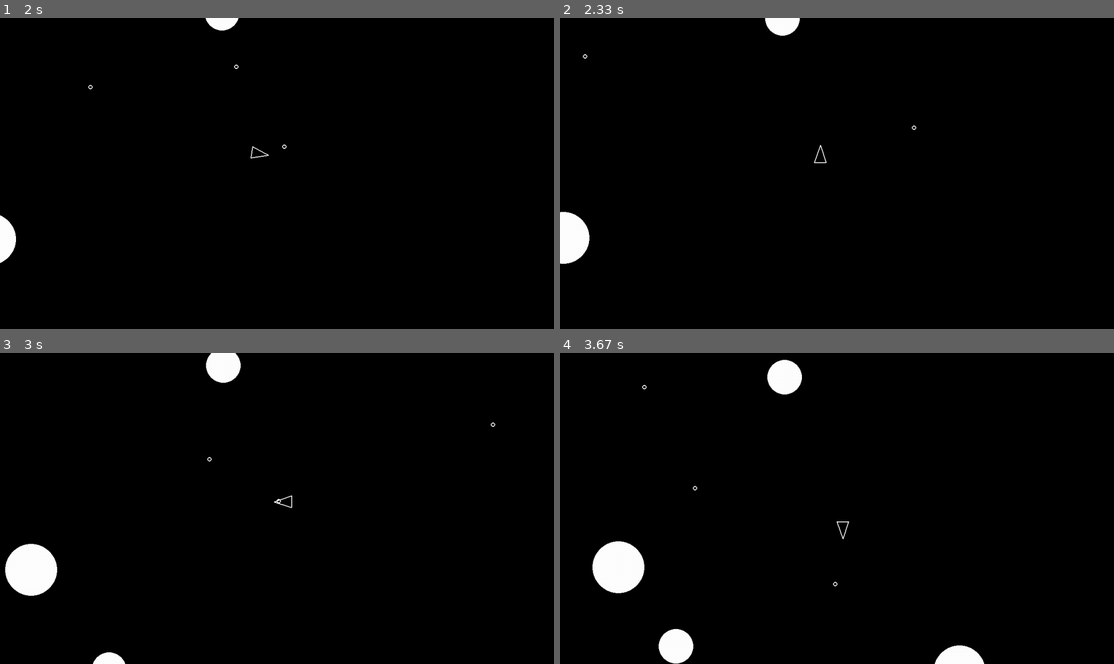
Above: before the commit, frames 1-4 (two rows, left to right).
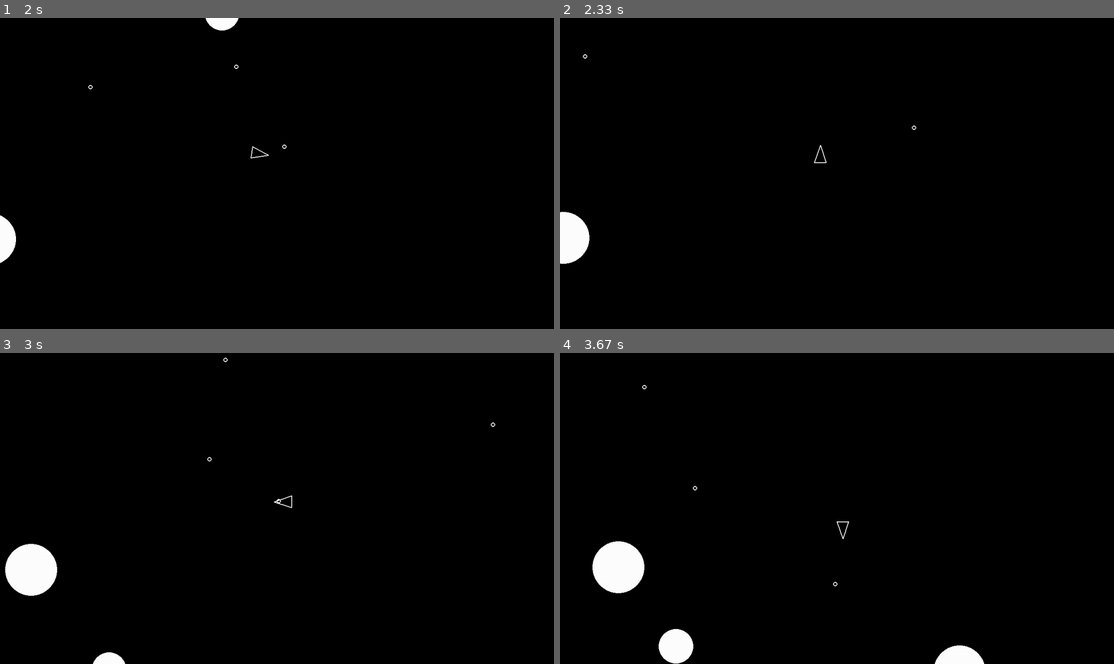
Above: after the commit, the same moments.

Repository: gareth0712/pygame_asteroids
Game: pygame game, started from main.py
The game is run twice, just before and just after one commit, with the same random seed, the same clock (stepped at 60 frames per second) and the same inputs.
Inputs:
- Up to frame 1 (2 s): tap Space at 0.33, 0.73, 1.03, 1.23, 1.57, 1.87 s; hold D 0.67-1.13 s; hold W 1.17-1.47 s; hold D 1.5-1.97 s
- Up to frame 2 (2.33 s): hold A from 2 s (still down); tap Space at 2.07 s
- Up to frame 3 (3 s): tap Space at 2.37, 2.63, 2.97 s; release A at 2.53 s; hold S 2.57-2.87 s; hold A from 2.9 s (still down)
- Up to frame 4 (3.67 s): tap Space at 3.27, 3.4 s; release A at 3.3 s; hold W from 3.33 s (still down)

Frame 1 is identical in both runs. In frame 2, 0.3% of the frame differs, in the area x 37-44%, y 0-6%; in frame 3, 0.5%; in frame 4, 0.6%, in the area x 37-44%, y 2-14%.

Commit message:
feat: add collision logic between shot and asteroid

Diff:
--- a/main.py
+++ b/main.py
@@ -44,6 +44,11 @@
                 print("Game over!")
                 return sys.exit()
 
+            for shot in shots:
+                if asteroid.collide(shot):
+                    shot.kill()
+                    asteroid.kill()
+
         screen.fill("black")
 
         for d in drawable:
